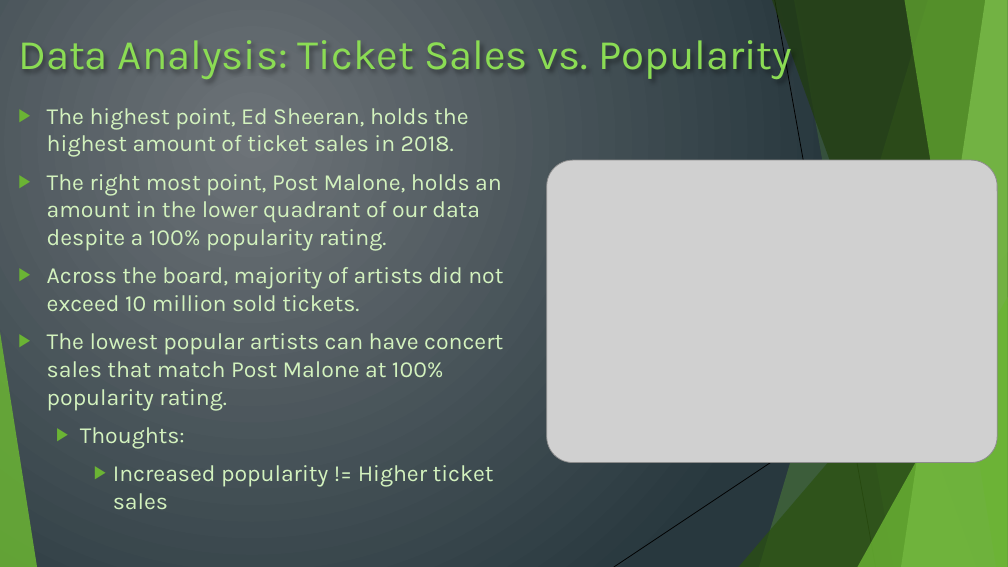
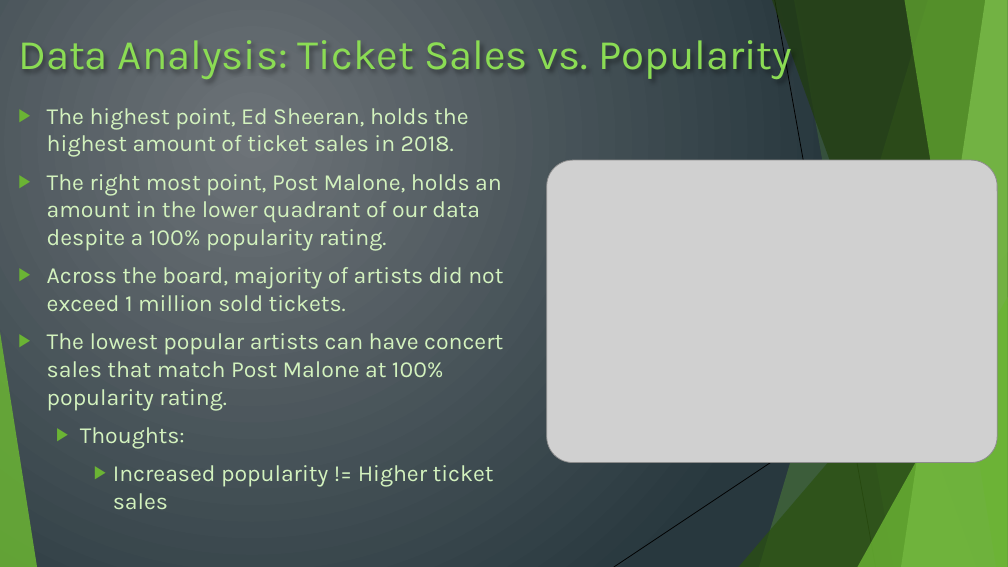
Before and after one commit to brenthl88/Group-Work-Spotify, a slide deck: slide 12 of 01_Project_-_Team_7_-_Spotify_Metrics_vs_Ticket_Sales.pptx. Drawn at 1008x567 pixels with LibreOffice and Linux fonts; fonts in the diff are those of the drawing; grey boxes stand for pictures. Boxes give left, top, right and bottom in pixels: in the first picture for what was removed or moved away, otherwise in the second. Text is boxed around its words. In the diff, an @@ line names an element or a change of style, - is before the commit and + after.

```diff
--- a/01_Project_-_Team_7_-_Spotify_Metrics_vs_Ticket_Sales.pptx
+++ b/01_Project_-_Team_7_-_Spotify_Metrics_vs_Ticket_Sales.pptx
@@ text at box(47, 267, 503, 311): text changed @@
-▶ Across the board, majority of artists did not exceed 10 million sold tickets.
+▶ Across the board, majority of artists did not exceed 1 million sold tickets.
```
Also in this commit, not shown: 1 other slide changed.
